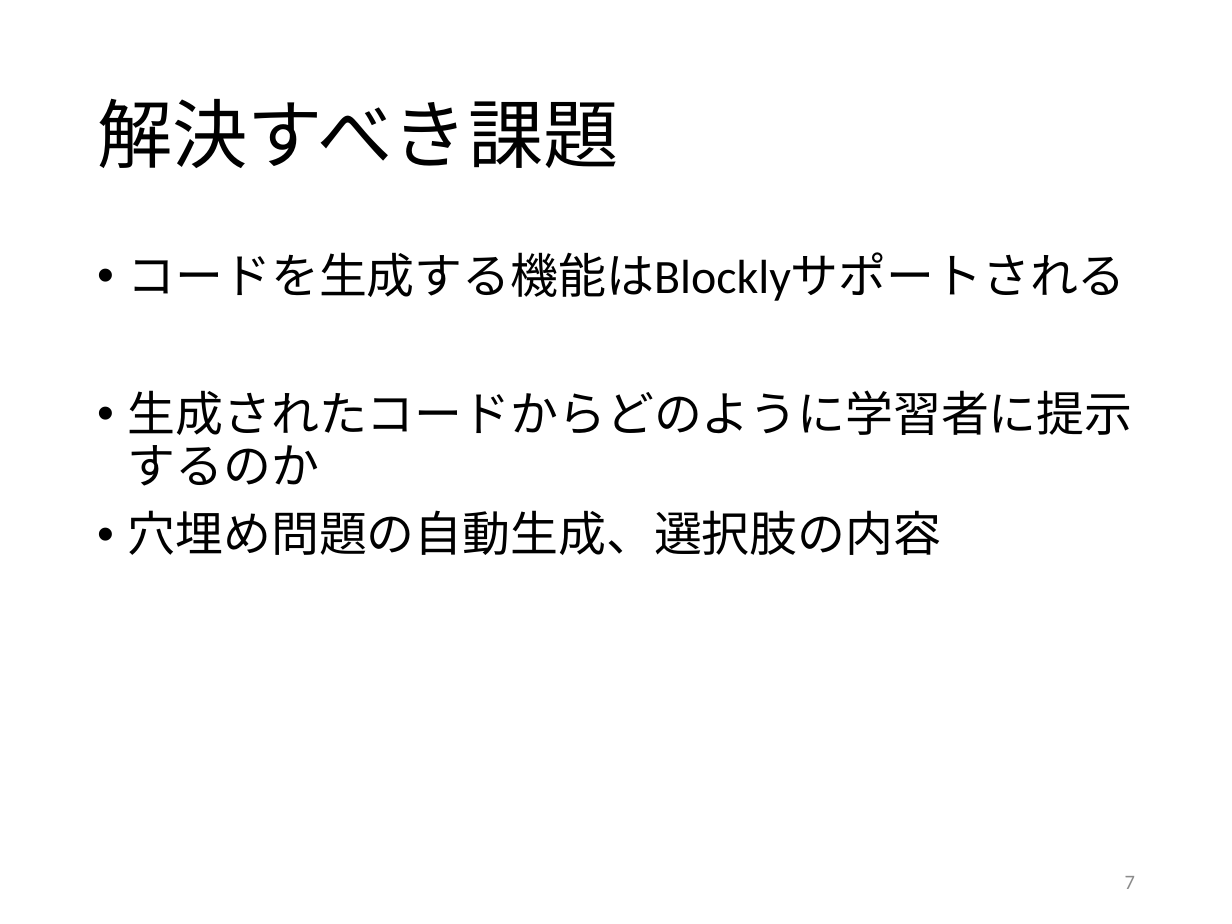
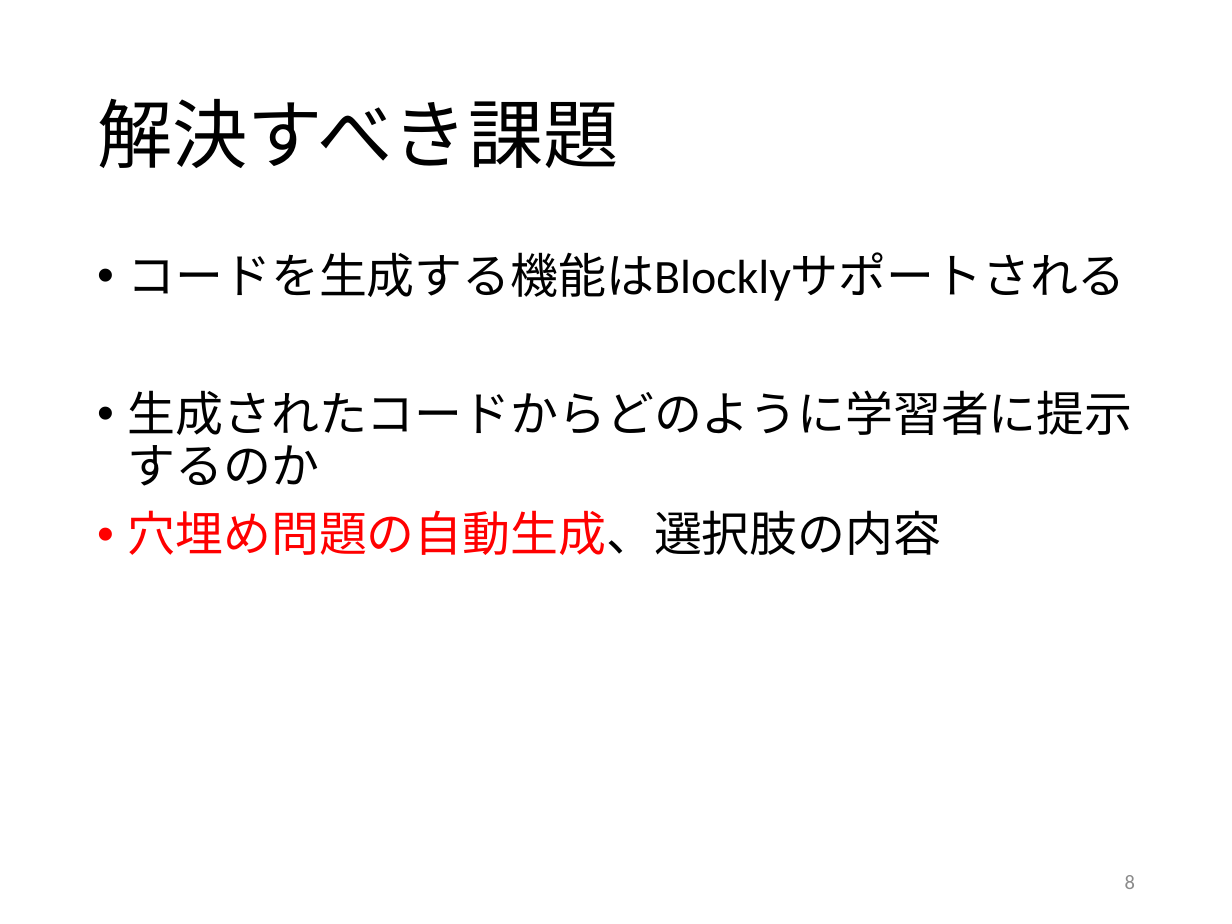
Before and after one commit to kait-takanolab/1821121-shimaoka-thesis, a slide deck: slide 8 of 1821121_shimaoka_sotsuken.pptx (slide 7 before the commit). Drawn at 1232x924 pixels with LibreOffice and Linux fonts; fonts in the diff are those of the drawing. Boxes give left, top, right and bottom in pixels: in the first picture for what was removed or moved away, otherwise in the second. Text is boxed around its words. In the diff, an @@ line names an element or a change of style, - is before the commit and + after.

```diff
--- a/1821121_shimaoka_sotsuken.pptx
+++ b/1821121_shimaoka_sotsuken.pptx
@@ text at bbox=[128, 510, 941, 555]: text colour #000000 to #FF0000 in "穴埋め問題の自動生成、選択肢の内容" @@
@@ page number at bbox=[1125, 875, 1135, 889]: text changed @@
-7
+8
```
Also in this commit, not shown: 1 other slide changed, 1 slide added.
